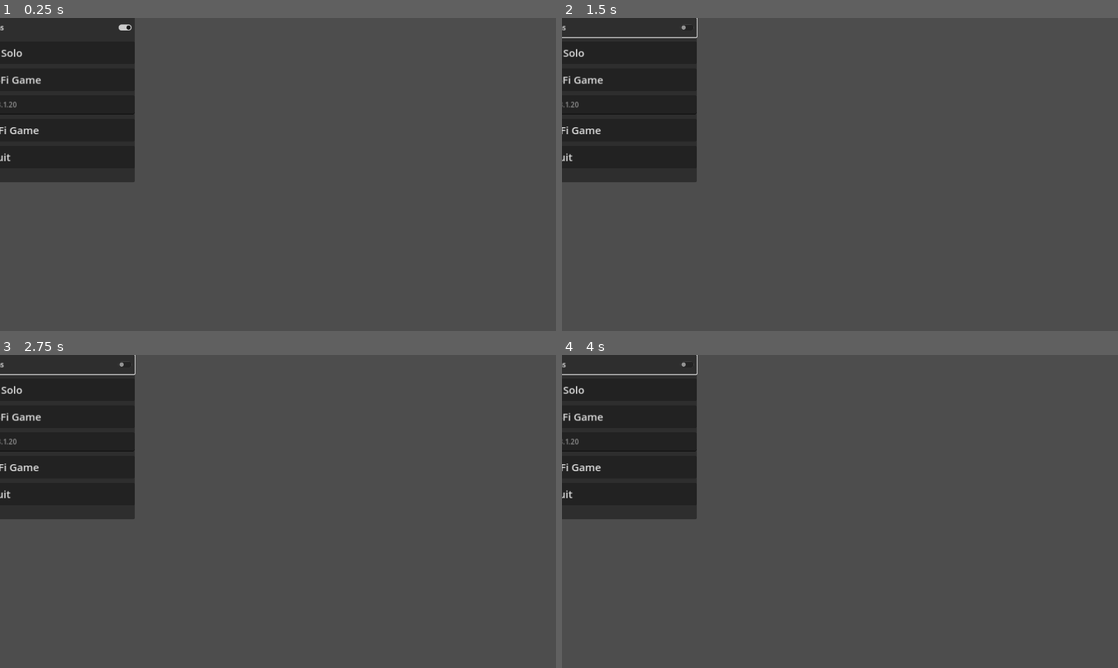
Above: before the commit, frames 1-4 (two rows, left to right).
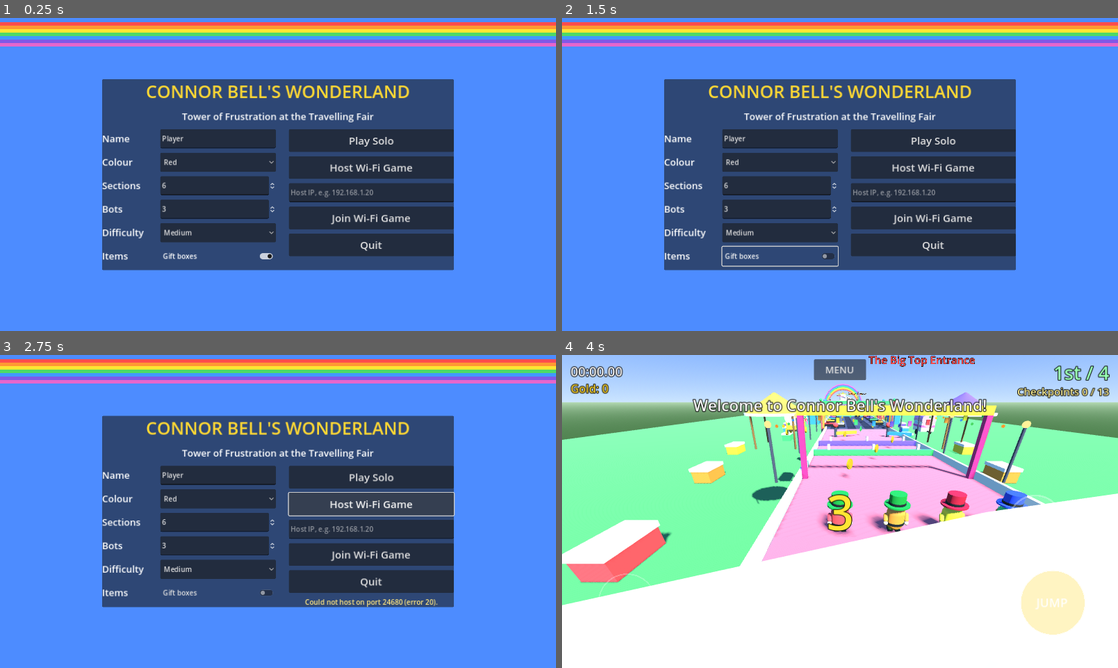
Above: after the commit, the same moments.

Repository: jamesbell2021/Animation-
Game: Godot game, scene res://scenes/menus/main_menu.tscn
Same seed, same stepped clock (60 frames per second), same inputs: the game is played once before the commit and once after it.
Inputs (mouse positions are in pixels of both pictures, inside the frame that each line leads up to):
- Up to frame 1 (0.25 s): no input
- Up to frame 2 (1.5 s): click (595, 27) at 0.5 s, where only the run before the commit has a clickable "Gift boxes and items"; click (778, 255) at 1.25 s, where only the run after the commit has a clickable "Gift boxes"
- Up to frame 3 (2.75 s): click (372, 505) at 2 s, where only the run after the commit has a clickable "Host Wi-Fi Game"
- Up to frame 4 (4 s): click (934, 555) at 2.75 s, where only the run after the commit has a clickable "Join Wi-Fi Game"; click (934, 477) at 3.5 s, where only the run after the commit has a clickable "Play Solo"

The runs differ from the first frame. In frame 1, 100% of the frame differs, in the area x 0-100%, y 0-100%; in frame 2, 100%; in frame 3, 98%; in frame 4, 100%.

Commit message:
Connor Bell's Wonderland: fix menus and HUD drawn in the corner
set_anchors_preset() keeps a control's current (zero) size, so the menu
root, backgrounds, lobby, HUD centre labels, results panel, pause overlay
and touch controls all collapsed onto the top-left corner. Use
set_anchors_and_offsets_preset() everywhere so they fill or centre on the
screen.

The main menu also stood 755 px tall, taller than a 720 px screen, so it
is now two columns (settings left, play buttons right) at 810 x 439.

Co-Authored-By: Claude Opus 5.5 <noreply@anthropic.com>
Claude-Session: https://claude.ai/code/session_01WD1fAERgxtCZaTGvMReE1b

Diff:
--- a/connor-bells-wonderland/scripts/player/touch_controls.gd
+++ b/connor-bells-wonderland/scripts/player/touch_controls.gd
@@ -30,7 +30,7 @@
 
 
 func _ready() -> void:
-	set_anchors_preset(Control.PRESET_FULL_RECT)
+	set_anchors_and_offsets_preset(Control.PRESET_FULL_RECT)
 	mouse_filter = Control.MOUSE_FILTER_IGNORE
 	visible = force_visible or DisplayServer.is_touchscreen_available()
 	set_process_unhandled_input(visible)
--- a/connor-bells-wonderland/scripts/ui/hud_controller.gd
+++ b/connor-bells-wonderland/scripts/ui/hud_controller.gd
@@ -172,7 +172,7 @@
 
 	_countdown_label = _make_label(110, Color(1.0, 0.9, 0.2))
 	_countdown_label.name = "CountdownLabel"
-	_countdown_label.set_anchors_preset(Control.PRESET_CENTER)
+	_countdown_label.set_anchors_and_offsets_preset(Control.PRESET_CENTER)
 	_countdown_label.grow_horizontal = Control.GROW_DIRECTION_BOTH
 	_countdown_label.grow_vertical = Control.GROW_DIRECTION_BOTH
 	_countdown_label.horizontal_alignment = HORIZONTAL_ALIGNMENT_CENTER
@@ -180,7 +180,7 @@
 
 	_message_label = _make_label(36, Color.WHITE)
 	_message_label.name = "MessageLabel"
-	_message_label.set_anchors_preset(Control.PRESET_CENTER_TOP)
+	_message_label.set_anchors_and_offsets_preset(Control.PRESET_CENTER_TOP)
 	_message_label.offset_top = 90.0
 	_message_label.grow_horizontal = Control.GROW_DIRECTION_BOTH
 	_message_label.horizontal_alignment = HORIZONTAL_ALIGNMENT_CENTER
@@ -188,7 +188,7 @@
 
 	_results_panel = PanelContainer.new()
 	_results_panel.name = "ResultsPanel"
-	_results_panel.set_anchors_preset(Control.PRESET_CENTER)
+	_results_panel.set_anchors_and_offsets_preset(Control.PRESET_CENTER)
 	_results_panel.grow_horizontal = Control.GROW_DIRECTION_BOTH
 	_results_panel.grow_vertical = Control.GROW_DIRECTION_BOTH
 	_results_panel.visible = false
--- a/connor-bells-wonderland/scripts/ui/lobby.gd
+++ b/connor-bells-wonderland/scripts/ui/lobby.gd
@@ -21,7 +21,7 @@
 
 
 func _ready() -> void:
-	set_anchors_preset(Control.PRESET_FULL_RECT)
+	set_anchors_and_offsets_preset(Control.PRESET_FULL_RECT)
 	_net = get_node_or_null("/root/NetworkManager")
 	if _net == null or not _net.is_multiplayer_session:
 		push_error("Lobby: no network session; returning to the menu.")
@@ -39,10 +39,10 @@
 func _build() -> void:
 	var bg := ColorRect.new()
 	bg.color = Color(0.25, 0.5, 0.95)
-	bg.set_anchors_preset(Control.PRESET_FULL_RECT)
+	bg.set_anchors_and_offsets_preset(Control.PRESET_FULL_RECT)
 	add_child(bg)
 	var panel := PanelContainer.new()
-	panel.set_anchors_preset(Control.PRESET_CENTER)
+	panel.set_anchors_and_offsets_preset(Control.PRESET_CENTER)
 	panel.grow_horizontal = Control.GROW_DIRECTION_BOTH
 	panel.grow_vertical = Control.GROW_DIRECTION_BOTH
 	add_child(panel)
--- a/connor-bells-wonderland/scripts/ui/main_menu.gd
+++ b/connor-bells-wonderland/scripts/ui/main_menu.gd
@@ -20,7 +20,7 @@
 
 
 func _ready() -> void:
-	set_anchors_preset(Control.PRESET_FULL_RECT)
+	set_anchors_and_offsets_preset(Control.PRESET_FULL_RECT)
 	get_tree().paused = false
 	_net = get_node_or_null("/root/NetworkManager")
 	if _net == null:
@@ -41,7 +41,7 @@
 func _build() -> void:
 	var bg := ColorRect.new()
 	bg.color = Color(0.3, 0.55, 1.0)
-	bg.set_anchors_preset(Control.PRESET_FULL_RECT)
+	bg.set_anchors_and_offsets_preset(Control.PRESET_FULL_RECT)
 	add_child(bg)
 	for i in range(7):
 		var stripe := ColorRect.new()
@@ -52,26 +52,37 @@
 		add_child(stripe)
 
 	var panel := PanelContainer.new()
-	panel.set_anchors_preset(Control.PRESET_CENTER)
+	panel.set_anchors_and_offsets_preset(Control.PRESET_CENTER)
 	panel.grow_horizontal = Control.GROW_DIRECTION_BOTH
 	panel.grow_vertical = Control.GROW_DIRECTION_BOTH
 	add_child(panel)
-	var box := VBoxContainer.new()
-	box.add_theme_constant_override("separation", 10)
-	box.custom_minimum_size = Vector2(620.0, 0.0)
-	panel.add_child(box)
+	var outer := VBoxContainer.new()
+	outer.add_theme_constant_override("separation", 14)
+	panel.add_child(outer)
 
 	var title := Label.new()
 	title.text = Branding.title_upper()
 	title.horizontal_alignment = HORIZONTAL_ALIGNMENT_CENTER
 	title.add_theme_font_size_override("font_size", 40)
 	title.add_theme_color_override("font_color", Color(1.0, 0.85, 0.2))
-	box.add_child(title)
+	outer.add_child(title)
 	var subtitle := Label.new()
 	subtitle.text = Branding.SUBTITLE
 	subtitle.horizontal_alignment = HORIZONTAL_ALIGNMENT_CENTER
 	subtitle.add_theme_font_size_override("font_size", 22)
-	box.add_child(subtitle)
+	outer.add_child(subtitle)
+
+	var columns := HBoxContainer.new()
+	columns.add_theme_constant_override("separation", 30)
+	outer.add_child(columns)
+	var box := VBoxContainer.new()
+	box.add_theme_constant_override("separation", 10)
+	box.custom_minimum_size = Vector2(400.0, 0.0)
+	columns.add_child(box)
+	var actions := VBoxContainer.new()
+	actions.add_theme_constant_override("separation", 10)
+	actions.custom_minimum_size = Vector2(380.0, 0.0)
+	columns.add_child(actions)
 
 	_name_edit = LineEdit.new()
 	_name_edit.max_length = 14
@@ -91,30 +102,32 @@
 	_difficulty_option.selected = 1
 	box.add_child(_row("Difficulty", _difficulty_option))
 	_items_check = CheckButton.new()
-	_items_check.text = "Gift boxes and items"
+	_items_check.text = "Gift boxes"
 	_items_check.button_pressed = true
 	box.add_child(_row("Items", _items_check))
 
-	box.add_child(_button("Play Solo", _on_play_solo))
-	box.add_child(_button("Host Wi-Fi Game", _on_host))
+	actions.add_child(_button("Play Solo", _on_play_solo))
+	actions.add_child(_button("Host Wi-Fi Game", _on_host))
 	_ip_edit = LineEdit.new()
 	_ip_edit.placeholder_text = "Host IP, e.g. 192.168.1.20"
-	box.add_child(_row("Join IP", _ip_edit))
-	box.add_child(_button("Join Wi-Fi Game", _on_join))
-	box.add_child(_button("Quit", func() -> void: get_tree().quit()))
+	_ip_edit.custom_minimum_size = Vector2(0.0, 44.0)
+	actions.add_child(_ip_edit)
+	actions.add_child(_button("Join Wi-Fi Game", _on_join))
+	actions.add_child(_button("Quit", func() -> void: get_tree().quit()))
 
 	_status = Label.new()
 	_status.horizontal_alignment = HORIZONTAL_ALIGNMENT_CENTER
 	_status.autowrap_mode = TextServer.AUTOWRAP_WORD_SMART
+	_status.custom_minimum_size = Vector2(380.0, 0.0)
 	_status.add_theme_color_override("font_color", Color(1.0, 0.9, 0.5))
-	box.add_child(_status)
+	actions.add_child(_status)
 
 
 func _row(label_text: String, control: Control) -> HBoxContainer:
 	var row := HBoxContainer.new()
 	var label := Label.new()
 	label.text = label_text
-	label.custom_minimum_size = Vector2(150.0, 0.0)
+	label.custom_minimum_size = Vector2(130.0, 0.0)
 	label.add_theme_font_size_override("font_size", 22)
 	row.add_child(label)
 	control.size_flags_horizontal = Control.SIZE_EXPAND_FILL
--- a/connor-bells-wonderland/scripts/ui/pause_menu.gd
+++ b/connor-bells-wonderland/scripts/ui/pause_menu.gd
@@ -56,16 +56,16 @@
 
 	_overlay = Control.new()
 	_overlay.name = "Overlay"
-	_overlay.set_anchors_preset(Control.PRESET_FULL_RECT)
+	_overlay.set_anchors_and_offsets_preset(Control.PRESET_FULL_RECT)
 	_overlay.visible = false
 	add_child(_overlay)
 	var dim := ColorRect.new()
 	dim.color = Color(0.0, 0.0, 0.0, 0.55)
-	dim.set_anchors_preset(Control.PRESET_FULL_RECT)
+	dim.set_anchors_and_offsets_preset(Control.PRESET_FULL_RECT)
 	_overlay.add_child(dim)
 
 	var panel := PanelContainer.new()
-	panel.set_anchors_preset(Control.PRESET_CENTER)
+	panel.set_anchors_and_offsets_preset(Control.PRESET_CENTER)
 	panel.grow_horizontal = Control.GROW_DIRECTION_BOTH
 	panel.grow_vertical = Control.GROW_DIRECTION_BOTH
 	_overlay.add_child(panel)
